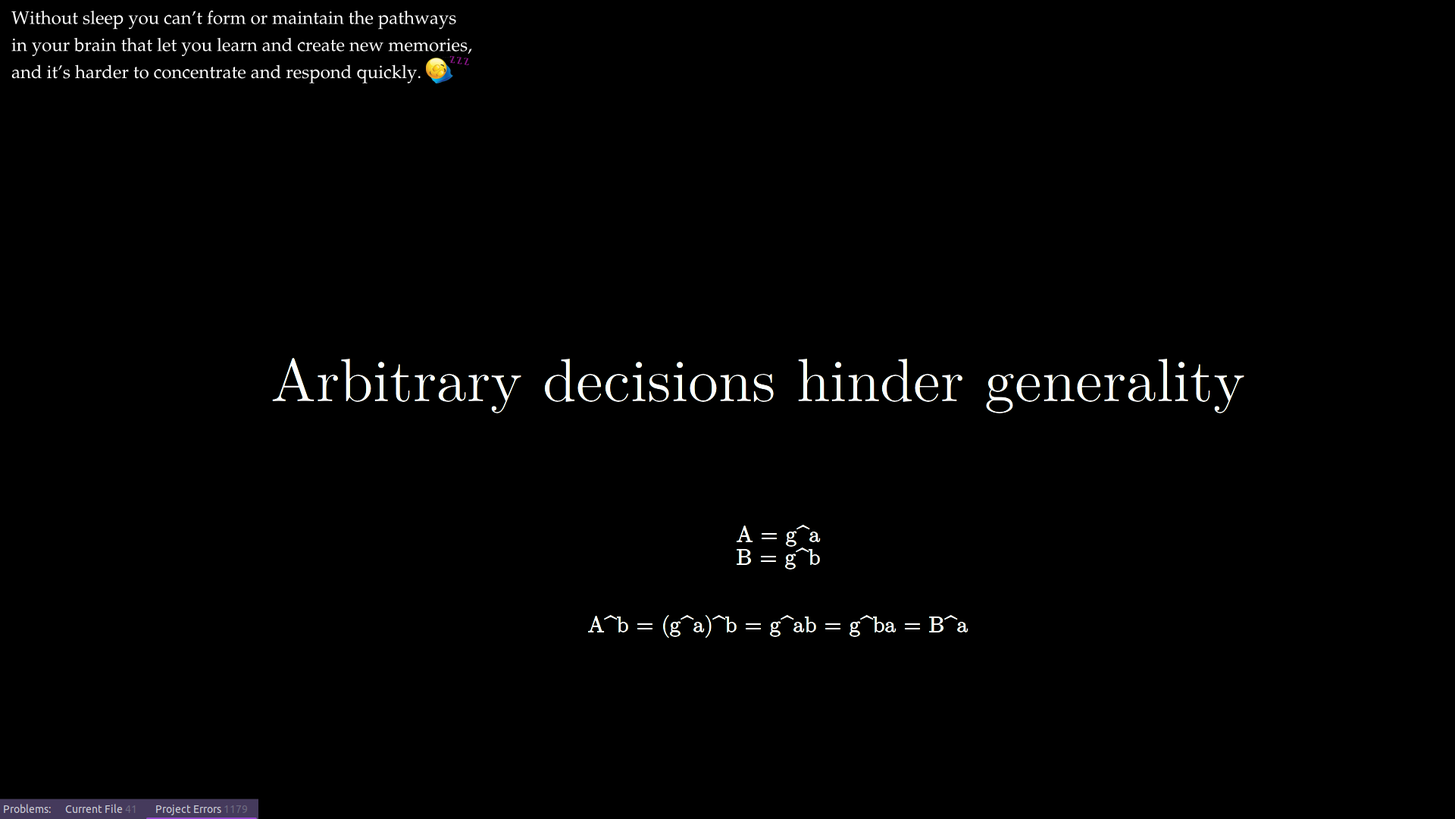
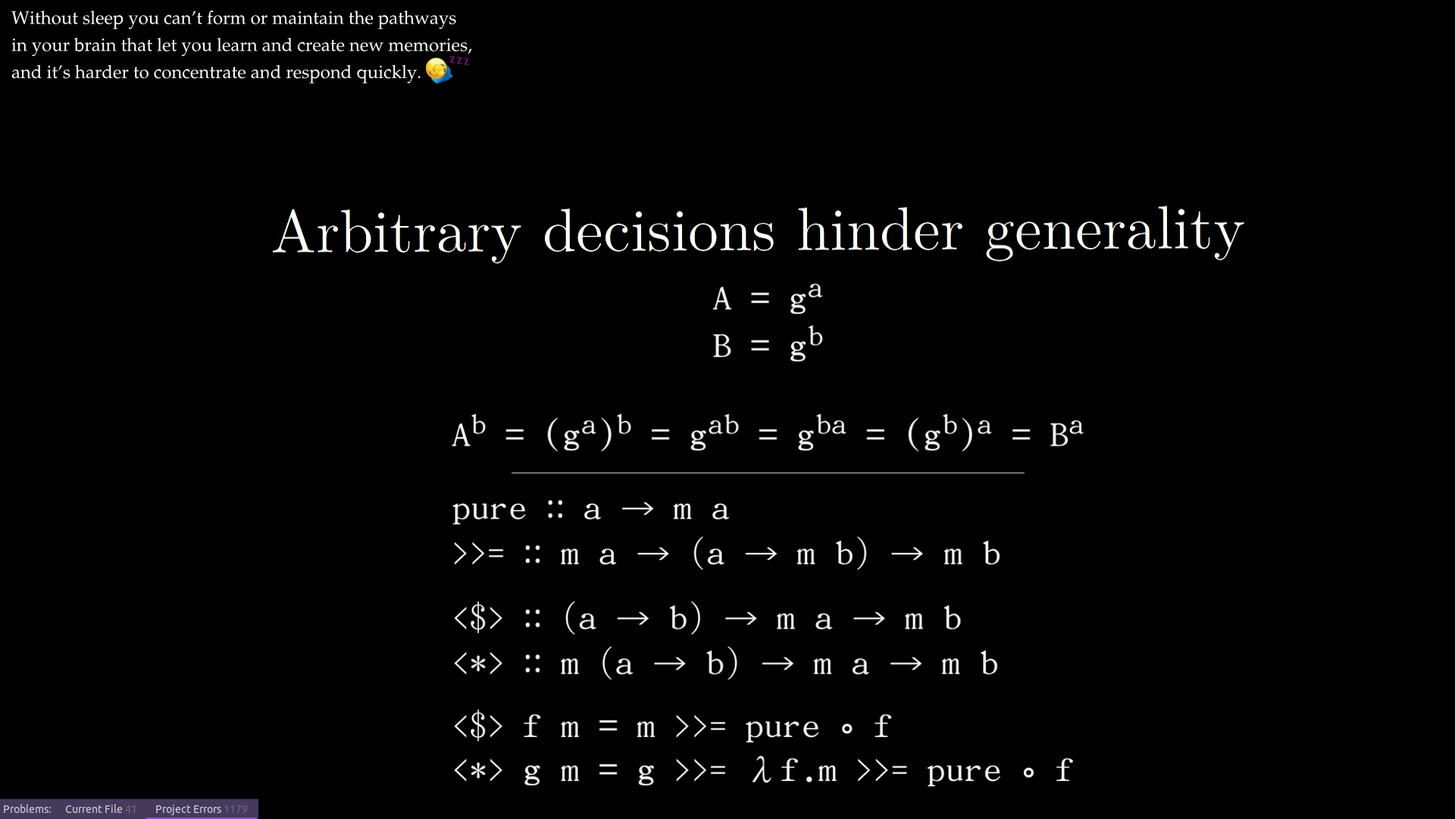
The second 1455px x 819px image is a revision of the first. Changes to its layers:
added layer "Tekenlaag 3 (geplakt)" (1st of 3) above "Tekenlaag 3 (geplakt)" over [268, 56, 1165, 787]
added layer "Tekenlaag 3 (geplakt)" (3rd of 3) above "Tekenlaag 2" over [460, 776, 1071, 787]
painted on "Tekenlaag 1 (geplakt)" over [449, 56, 467, 60]
painted on "Achtergrond" over [268, 56, 1245, 787]
added layer "Tekenlaag 3" over [268, 56, 1245, 787]
